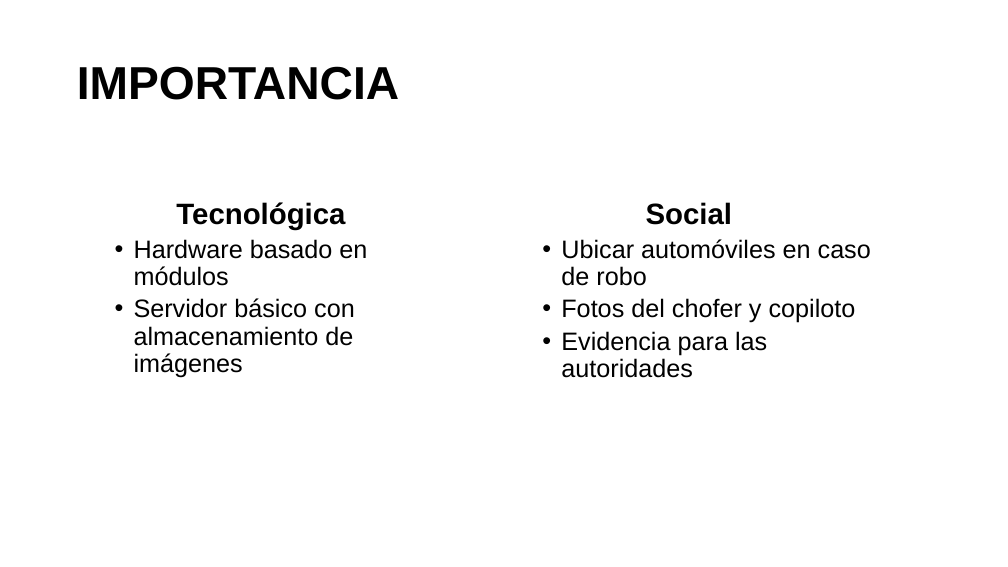
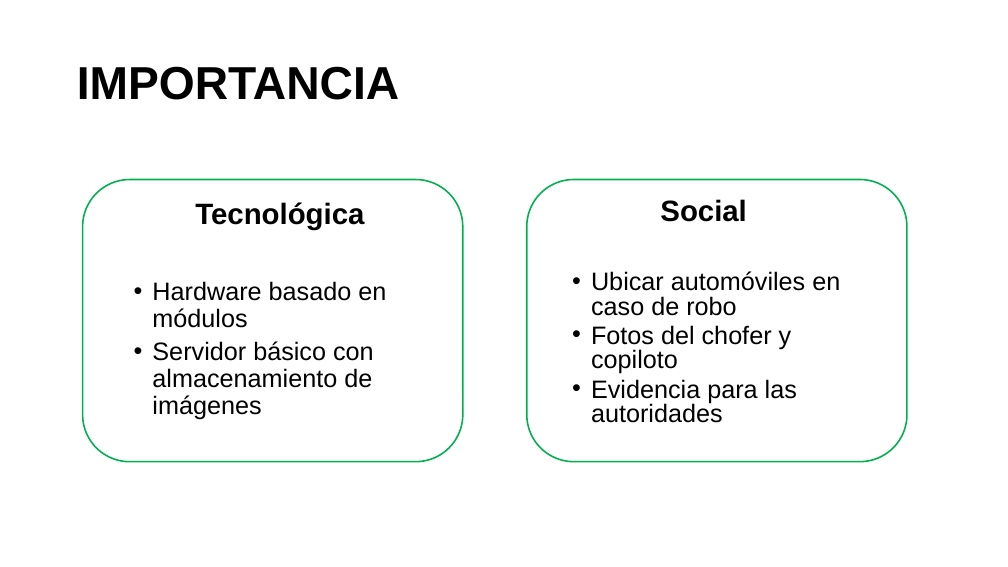
Before and after one commit to aludena18/Tesis, a slide deck: slide 5 of Telelocalización y Captura de Imágenes.pptx. Drawn at 1008x567 pixels with LibreOffice and Linux fonts; fonts in the diff are those of the drawing. Boxes give left, top, right and bottom in pixels: in the first picture for what was removed or moved away, otherwise in the second. Text is boxed around its words. In the diff, an @@ line names an element or a change of style, - is before the commit and + after.

```diff
--- a/Telelocalización y Captura de Imágenes.pptx
+++ b/Telelocalización y Captura de Imágenes.pptx
@@ rounded rectangle added at (x1=527, y1=179, x2=907, y2=461), outline #00B050 1.5 pt @@
@@ rounded rectangle added at (x1=82, y1=180, x2=463, y2=462), outline #00B050 1.5 pt @@
@@ text "Tecnológica" rewrapped from (x1=134, y1=202, x2=367, y2=377) to (x1=152, y1=202, x2=386, y2=420) @@
@@ text "Social" moved from (x1=561, y1=202, x2=871, y2=378) to (x1=591, y1=199, x2=840, y2=423) @@
@@ text "Social" at (x1=591, y1=199, x2=840, y2=423): line spacing 0.9 to 0.8 @@
```
Also in this commit, not shown: 14 other slides changed, 1 other file.
